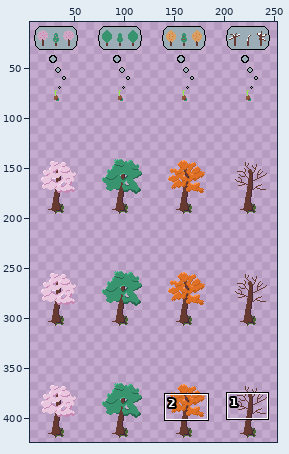
A pixel-art file gets an edit: assets/images/tree_tileset.aseprite. The first picture is a wide view before the edit; the outline marks the close-up.
Close-up. First the earlier version:
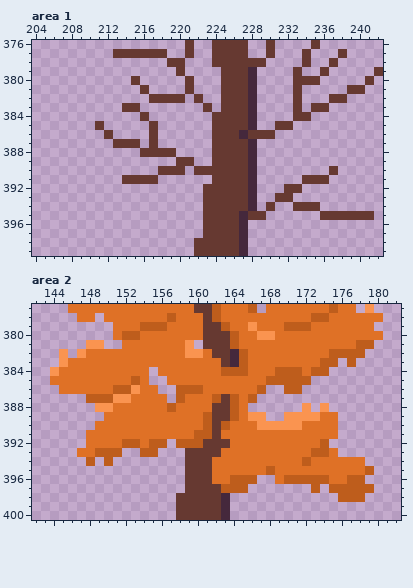
256x448 pixels, 1 frame. Shown: area 1: x 204..242, y 376..399; area 2: x 142..182, y 377..400. The wide view leaves out empty margins. The commit also changed other parts of the picture, which this record leaves out.
After the commit:
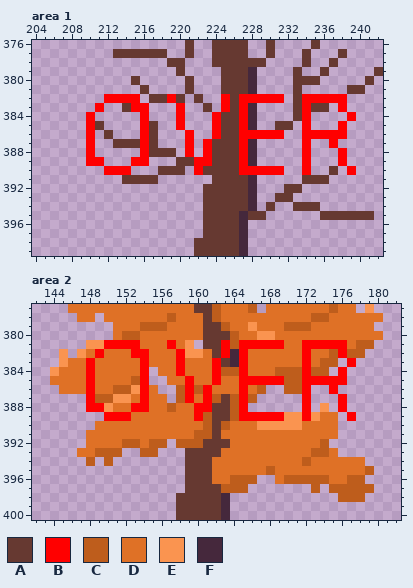
Palette (. is transparent): A #663931  B #ff0000  C #be5d1c  D #df7126  E #fa9450  F #45283c
Diff:
Area 1:
Colour B now appears in row 382 at x 212 to 215, 229 to 231 and 234 to 236; in row 383 at x 211, 216, 220, 234 and 238; in row 384 at x 210, 220 and 239; in row 385 at x 210, 216, 220, 234 and 238; in row 386 at x 210, 216, 221, 231 and 234 to 238; in row 387 at x 210, 216, 221, 223, 234 and 237.
Colour B now appears in row 388 at x 210, 221, 223, 234 and 238; in row 389 at x 210 to 211, 215 to 216, 222 to 223, 234 and 238; in row 390 at x 212 to 214, 229 to 231, 234 and 239.
The author changed colour A to colour B in row 382 at x 219, 225, 227 and 237 to 238; in row 383 at x 215, 225 and 227; in row 384 at x 216, 224, 227 and 234; in row 385 at x 224 and 227; in row 386 at x 224 and 228 to 230; in row 387 at x 227.
The author changed colour A to colour B in row 388 at x 216 and 227; in row 389 at x 227; in row 390 at x 222 and 227.
The author changed colour F to colour B in row 382 at x 228; in row 386 at x 227; in row 390 at x 228.
Area 2:
Colour B now appears in row 381 at x 150 to 151; in row 384 at x 176; in row 385 at x 173 to 176; in row 386 at x 172 and 175; in row 387 at x 172 and 176; in row 388 at x 148 and 176.
Colour B now appears in row 389 at x 168 to 169 and 177.
The author changed colour A to colour B in rows 381 to 382 at x 163.
The author changed colour C to colour B in row 382 at x 165 and 176; in row 383 at x 165 and 177; in row 384 at x 165; in row 385 at x 168 to 169 and 172; in row 386 at x 159; in row 387 at x 148.
The author changed colour D to colour B in row 381 at x 152 to 153, 157, 165 to 169 and 172 to 176; in row 382 at x 149, 153 to 154, 158 and 172; in rows 383 to 384 at x 148, 154, 158, 162 and 172; in row 385 at x 148, 154, 159, 162 and 165 to 167; in row 386 at x 148, 154, 161 and 165; in row 387 at x 154, 159, 161 and 165.
The author changed colour D to colour B in row 388 at x 153 to 154, 160 to 161 and 165; in row 389 at x 150 to 152, 160 and 165.
The author changed colour E to colour B in row 388 at x 149 and 172; in row 389 at x 166 to 167 and 172.
Boxes around the changes in both close-ups, in picture pixels (x1, y1, x2, y2):
changed: (86, 94, 356, 175)
changed: (86, 340, 356, 421)
